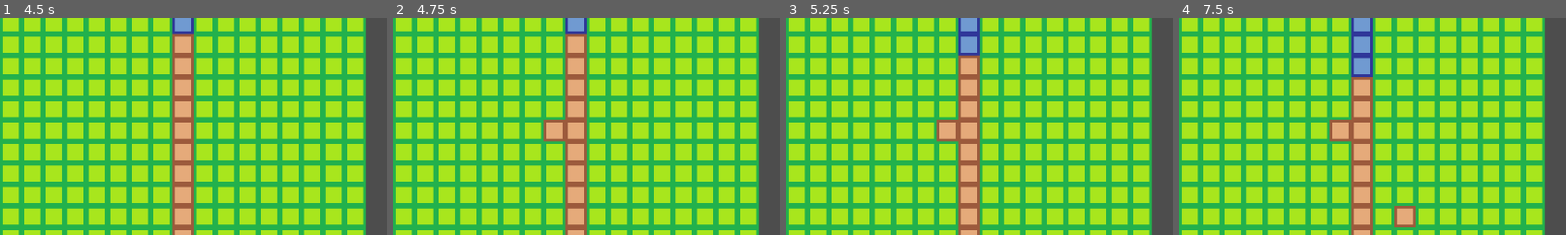
Above: before the commit, frames 1-4 (left to right).
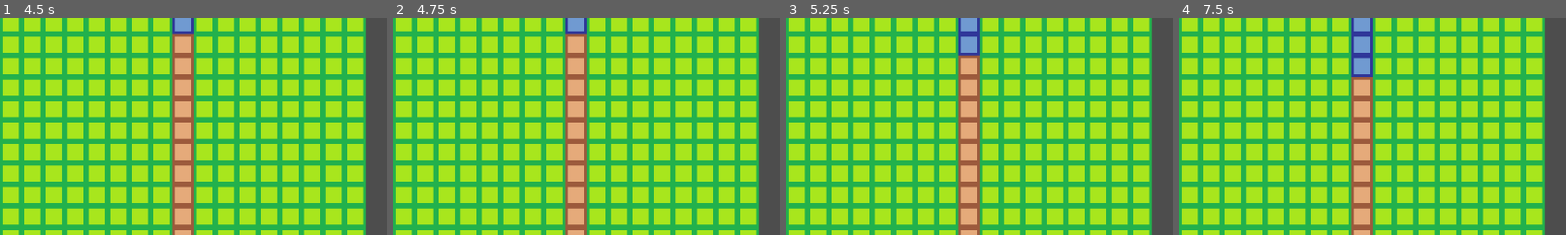
Above: after the commit, the same moments.

Repository: sho16ogura/cs292team5
Game: Godot game, scene res://mainGame.tscn
The game is run twice, just before and just after one commit, with the same random seed, the same clock (stepped at 60 frames per second) and the same inputs.
Inputs (mouse positions are % of the whole screen's width and height, from its top left):
- Up to frame 1 (4.5 s): tap Enter at 0.5, 2, 3.5 s; move the mouse to (72, 45) at 0.52 s; click (72, 45) at 0.6 s; tap J (toggle_dig, bound only after the commit) at 0.8, 1.35, 3.05, 3.6 s; tap Space at 1.25, 2.75, 4.25 s; move the mouse to (30, 55) at 1.27 s; tap K (toggle_undig, bound only after the commit) at 1.55, 2.1, 3.8, 4.35 s; move the mouse to (60, 28) at 2.02 s; click (60, 28) at 2.3 s; move the mouse to (45, 70) at 2.77 s; click (45, 70) at 2.85 s; move the mouse to (80, 65) at 3.52 s; move the mouse to (20, 35) at 4.27 s
- Up to frame 2 (4.75 s): click (20, 35) at 4.55 s
- Up to frame 3 (5.25 s): move the mouse to (55, 50) at 5.02 s; click (55, 50) at 5.1 s
- Up to frame 4 (7.5 s): tap J (toggle_dig, bound only after the commit) at 5.3, 5.85 s; move the mouse to (35, 25) at 5.77 s; tap K (toggle_undig, bound only after the commit) at 6.05, 6.6 s; move the mouse to (72, 45) at 6.52 s; click (72, 45) at 6.8 s; move the mouse to (30, 55) at 7.27 s; click (30, 55) at 7.35 s
The pictures show only the part of the screen within x 0-50%, y 11-61%; the shares and areas given below are measured in that part.

Frame 1 is identical in both runs. In frame 2, 0.6% of the frame differs, in the area x 38-45%, y 46-58%; in frame 3, 0.6%; in frame 4, 1.1%, in the area x 38-62%, y 46-97%.

Commit message:
undig mode
I added undig mode (default is dig mode)
- once you press K, you are in undig mode and can change riverbed to ground
- once you press J, you are in dig mode and can change ground to riverbed (with some constraint)

Diff:
--- a/team5project/mainGame.gd
+++ b/team5project/mainGame.gd
@@ -10,6 +10,8 @@
 
  #returns tile category int (0 = no data, 1 = ground, 2 = riverbed, 3 = river, 4 = pump)
 var tile_category_custom_data = "tile_category"
+
+
 
 
 # Called when the node enters the scene tree for the first time.
@@ -45,7 +47,19 @@
 		temp_count+=1
 
 
+enum DIG_MODES {DIG, UNDIG}
+var dig_mode_state = DIG_MODES.DIG # by default, player can dig ground
+
 func _input(event):
+
+	#if toggle_dig (J) is pressed, mode change to dig mode
+	if Input.is_action_just_pressed("toggle_dig"):
+		dig_mode_state = DIG_MODES.DIG
+
+	#if toggle_undig (K) is pressed, mode change to undig mode
+	if Input.is_action_just_pressed("toggle_undig"):
+		dig_mode_state = DIG_MODES.UNDIG
+
 
 	#can add action by Project -> Project Settings -> Input Map -> Add new Action
 	if Input.is_action_just_pressed("click"): #if left mouse button is clicked
@@ -58,59 +72,87 @@
 		var mouse_pos : Vector2i = get_global_mouse_position() #global position in float
 		var tile_mouse_pos : Vector2i = tile_map.local_to_map(mouse_pos) #local position in int
 
+
+		var sur_tiles = get_category_sur_tiles(tile_mouse_pos)
+
 		var source_id = 0
-		var atlas_coord = Vector2i(1, 0) #riverbed tile
 
-		var curr_tile_data : TileData = tile_map.get_cell_tile_data(ground_layor, tile_mouse_pos) #get tile data (not the whole map)
-		var right_tile_data : TileData = tile_map.get_cell_tile_data(ground_layor, tile_mouse_pos + Vector2i(1,0)) #get the tile at the right side
-		var rightdown_tile_data : TileData = tile_map.get_cell_tile_data(ground_layor, tile_mouse_pos + Vector2i(1,1)) #get the tile at the rightdown side (diagonal)
-		var down_tile_data : TileData = tile_map.get_cell_tile_data(ground_layor, tile_mouse_pos + Vector2i(0,1)) #get the tile at the right side
-		var downleft_tile_data : TileData = tile_map.get_cell_tile_data(ground_layor, tile_mouse_pos + Vector2i(-1,1)) #get the tile at the downleft side (diagnoal
-		var left_tile_data : TileData = tile_map.get_cell_tile_data(ground_layor, tile_mouse_pos + Vector2i(-1,0)) #get the tile at the right side
-		var leftup_tile_data : TileData = tile_map.get_cell_tile_data(ground_layor, tile_mouse_pos + Vector2i(-1,-1)) #get the tile at the leftup side (diagnoal)
-		var up_tile_data : TileData = tile_map.get_cell_tile_data(ground_layor, tile_mouse_pos + Vector2i(0,-1)) #get the tile at the right side
-		var upright_tile_data : TileData = tile_map.get_cell_tile_data(ground_layor, tile_mouse_pos + Vector2i(1,-1)) #get the tile at the upright side (diagonal
+		if dig_mode_state == DIG_MODES.DIG:
+			var atlas_coord = Vector2i(1, 0) #riverbed tile
+
+			#boolean variables for the following if statement
+
+			var curr_tile_is_ground = sur_tiles[0] == 1
+
+			#if surrounding tiles contain riverbed or no_data (outside border), false
+			var surr_tiles_are_not_river_or_outside = sur_tiles.all(func(c): return c!=0 and c!=3)
+
+			#if place riverbed in curr_tile, can be square, false
+			var will_not_make_riverbed_square = sur_tiles.slice(1,4).any(func(c): return c!=2) and \
+				sur_tiles.slice(3,6).any(func(c): return c!=2) and  sur_tiles.slice(5,8).any(func(c): return c!=2) and \
+				  (sur_tiles[1] != 2 or sur_tiles.slice(7).any(func(c): return c!=2))
+
+			#print(sur_tiles, sur_tiles.slice(1,4).any(func(c): return c!=2),sur_tiles.slice(3,6).any(func(c): return c!=2),sur_tiles.slice(5,8).any(func(c): return c!=2),(sur_tiles[1] != 2 or sur_tiles.slice(7).any(func(c): return c!=2)) )
+
+			#if following conditions are met, set cell to riverbed
+			if curr_tile_is_ground and surr_tiles_are_not_river_or_outside and will_not_make_riverbed_square:
+				tile_map.set_cell(ground_layor, tile_mouse_pos, source_id, atlas_coord) #set cell to riverbed
+
+			else:
+				print("cannot dig here")
+		elif dig_mode_state == DIG_MODES.UNDIG:
+			var atlas_coord = Vector2i(0,0) #ground tile
+
+			var curr_tile_is_riverbed = sur_tiles[0] == 2
+
+			#if surrounding tiles contain riverbed or no_data (outside border), false
+			var surr_tiles_are_not_river_or_outside = sur_tiles.all(func(c): return c!=0 and c!=3)
+
+			if curr_tile_is_riverbed and surr_tiles_are_not_river_or_outside:
+				tile_map.set_cell(ground_layor, tile_mouse_pos, source_id, atlas_coord)
+			else:
+				print("cannot undig here")
+
+		else:
+			print("error!!!")
+
+
+#get category of surrounding tiles (0=nodata, 1=ground, 2=riverbed, 3=river, 4=pump)
+func get_category_sur_tiles(curr_pos):
+
+	var curr_tile_data : TileData = tile_map.get_cell_tile_data(ground_layor, curr_pos) #get tile data (not the whole map)
+	var right_tile_data : TileData = tile_map.get_cell_tile_data(ground_layor, curr_pos + Vector2i(1,0)) #get the tile at the right side
+	var rightdown_tile_data : TileData = tile_map.get_cell_tile_data(ground_layor, curr_pos + Vector2i(1,1)) #get the tile at the rightdown side (diagonal)
+	var down_tile_data : TileData = tile_map.get_cell_tile_data(ground_layor, curr_pos + Vector2i(0,1)) #get the tile at the right side
+	var downleft_tile_data : TileData = tile_map.get_cell_tile_data(ground_layor, curr_pos + Vector2i(-1,1)) #get the tile at the downleft side (diagnoal
+	var left_tile_data : TileData = tile_map.get_cell_tile_data(ground_layor, curr_pos + Vector2i(-1,0)) #get the tile at the right side
+	var leftup_tile_data : TileData = tile_map.get_cell_tile_data(ground_layor, curr_pos + Vector2i(-1,-1)) #get the tile at the leftup side (diagnoal)
+	var up_tile_data : TileData = tile_map.get_cell_tile_data(ground_layor, curr_pos + Vector2i(0,-1)) #get the tile at the right side
+	var upright_tile_data : TileData = tile_map.get_cell_tile_data(ground_layor, curr_pos + Vector2i(1,-1)) #get the tile at the upright side (diagonal
 
 
 		#category of surrounding tiles (curr, up, upright, right, rightdown, down, downleft, left, leftup)
-		var sur_tiles = [0,0,0,0,0,0,0,0,0]
+	var sur_tiles = [0,0,0,0,0,0,0,0,0]
 
-		if curr_tile_data:
-			sur_tiles[0] = curr_tile_data.get_custom_data(tile_category_custom_data)
+	if curr_tile_data:
+		sur_tiles[0] = curr_tile_data.get_custom_data(tile_category_custom_data)
 
 
-		if right_tile_data:
-			sur_tiles[1] = right_tile_data.get_custom_data(tile_category_custom_data)
-		if rightdown_tile_data:
-			sur_tiles[2] = rightdown_tile_data.get_custom_data(tile_category_custom_data)
-		if down_tile_data:
-			sur_tiles[3] = down_tile_data.get_custom_data(tile_category_custom_data)
-		if downleft_tile_data:
-			sur_tiles[4] = downleft_tile_data.get_custom_data(tile_category_custom_data)
-		if left_tile_data:
-			sur_tiles[5] = left_tile_data.get_custom_data(tile_category_custom_data)
-		if leftup_tile_data:
-			sur_tiles[6] = leftup_tile_data.get_custom_data(tile_category_custom_data)
-		if up_tile_data:
-			sur_tiles[7] = up_tile_data.get_custom_data(tile_category_custom_data)
-		if upright_tile_data:
-			sur_tiles[8] = upright_tile_data.get_custom_data(tile_category_custom_data)
+	if right_tile_data:
+		sur_tiles[1] = right_tile_data.get_custom_data(tile_category_custom_data)
+	if rightdown_tile_data:
+		sur_tiles[2] = rightdown_tile_data.get_custom_data(tile_category_custom_data)
+	if down_tile_data:
+		sur_tiles[3] = down_tile_data.get_custom_data(tile_category_custom_data)
+	if downleft_tile_data:
+		sur_tiles[4] = downleft_tile_data.get_custom_data(tile_category_custom_data)
+	if left_tile_data:
+		sur_tiles[5] = left_tile_data.get_custom_data(tile_category_custom_data)
+	if leftup_tile_data:
+		sur_tiles[6] = leftup_tile_data.get_custom_data(tile_category_custom_data)
+	if up_tile_data:
+		sur_tiles[7] = up_tile_data.get_custom_data(tile_category_custom_data)
+	if upright_tile_data:
+		sur_tiles[8] = upright_tile_data.get_custom_data(tile_category_custom_data)
 
-		var curr_tile_is_ground = sur_tiles[0] == 1
-
-		#if surrounding tiles contain riverbed or no_data (outside border), false
-		var surr_tiles_are_not_river_or_outside = sur_tiles.all(func(c): return c!=0 and c!=3)
-
-		#if place riverbed in curr_tile, can be square, false
-		var will_not_make_riverbed_square = sur_tiles.slice(1,4).any(func(c): return c!=2) and \
-			sur_tiles.slice(3,6).any(func(c): return c!=2) and  sur_tiles.slice(5,8).any(func(c): return c!=2) and \
-			  (sur_tiles[1] != 2 or sur_tiles.slice(7).any(func(c): return c!=2))
-
-		#print(sur_tiles, sur_tiles.slice(1,4).any(func(c): return c!=2),sur_tiles.slice(3,6).any(func(c): return c!=2),sur_tiles.slice(5,8).any(func(c): return c!=2),(sur_tiles[1] != 2 or sur_tiles.slice(7).any(func(c): return c!=2)) )
-
-		#if following conditions are met, set cell to riverbed
-		if curr_tile_is_ground and surr_tiles_are_not_river_or_outside and will_not_make_riverbed_square:
-			tile_map.set_cell(ground_layor, tile_mouse_pos, source_id, atlas_coord) #set cell to riverbed
-
-		else:
-			print("cannot place tile here")
+	return sur_tiles
--- a/team5project/project.godot
+++ b/team5project/project.godot
@@ -22,6 +22,16 @@
 "events": [Object(InputEventMouseButton,"resource_local_to_scene":false,"resource_name":"","device":-1,"window_id":0,"a …(258 unchanged characters)…
 ]
 }
+toggle_dig={
+"deadzone": 0.5,
+"events": [null, Object(InputEventKey,"resource_local_to_scene":false,"resource_name":"","device":0,"window_id":0,"alt_pressed":false,"shift_pressed":false,"ctrl_pressed":false,"meta_pressed":false,"pressed":false,"keycode":0,"physical_keycode":74,"key_label":0,"unicode":0,"echo":false,"script":null)
+]
+}
+toggle_undig={
+"deadzone": 0.5,
+"events": [Object(InputEventKey,"resource_local_to_scene":false,"resource_name":"","device":0,"window_id":0,"alt_pressed":false,"shift_pressed":false,"ctrl_pressed":false,"meta_pressed":false,"pressed":false,"keycode":0,"physical_keycode":75,"key_label":0,"unicode":0,"echo":false,"script":null)
+]
+}
 
 [rendering]
 
